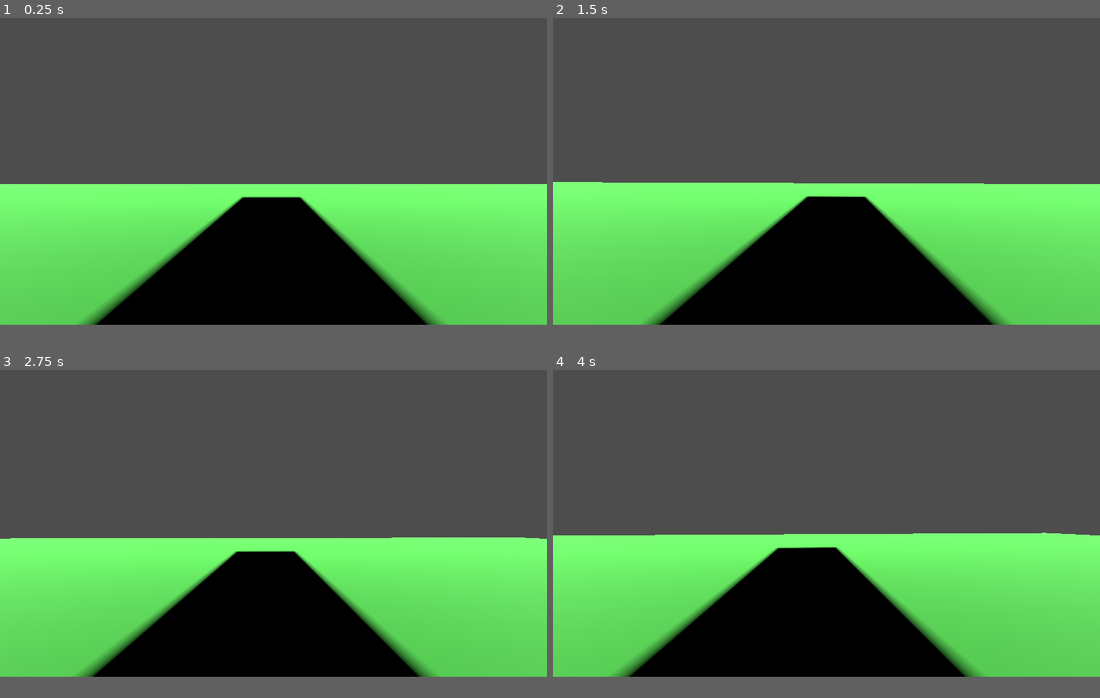
Above: before the commit, frames 1-4 (two rows, left to right).
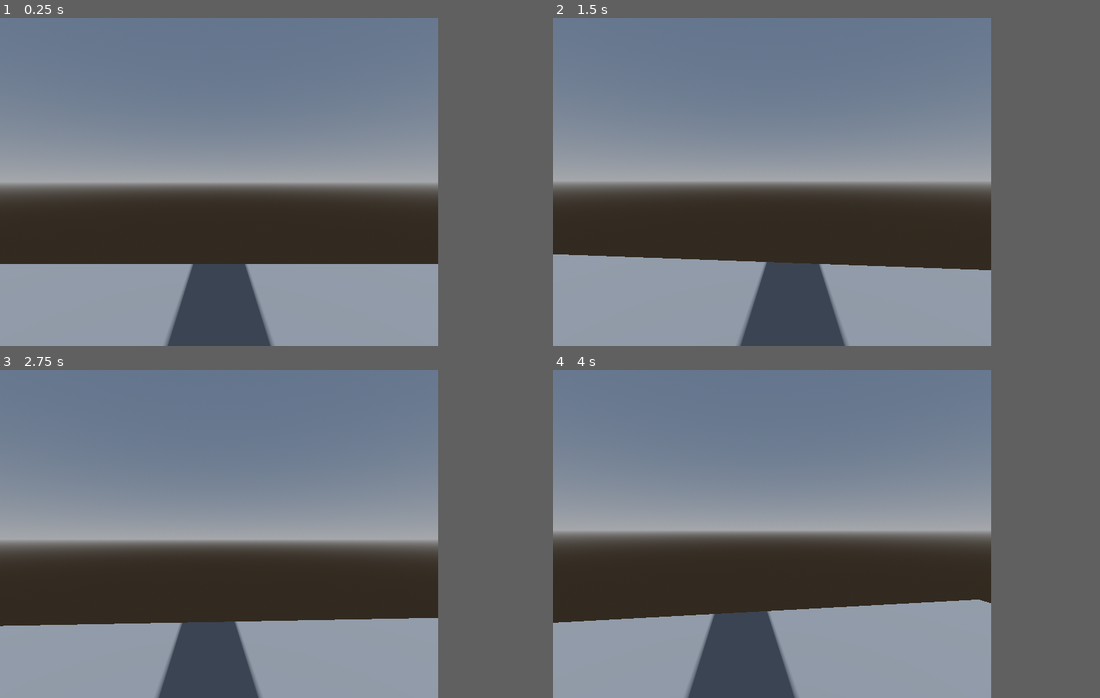
Above: after the commit, the same moments.

Repository: Ognaseon/Ps1-game-jam-gra
Game: Godot game, scene res://scenes/main.tscn
Same seed, same stepped clock (60 frames per second), same inputs: the game is played once before the commit and once after it.
Inputs (mouse positions are in pixels of both pictures, inside the frame that each line leads up to):
- Up to frame 1 (0.25 s): no input
- Up to frame 2 (1.5 s): tap Enter at 0.5 s; move the mouse to (853, 168) at 0.52 s; tap Space at 1.25 s; move the mouse to (799, 172) at 1.27 s; hold Down (ui_down) from 1.28 s (still down)
- Up to frame 3 (2.75 s): tap Enter at 2 s; move the mouse to (284, 517) at 2.02 s; release Down (ui_down) at 2.03 s
- Up to frame 4 (4 s): tap Space at 2.75 s; move the mouse to (821, 527) at 2.77 s; tap Enter at 3.5 s; move the mouse to (864, 527) at 3.52 s; hold Down (ui_down) from 3.53 s (still down)
In our replay, the window is 799x449 before the commit and 640x480 after it. These sizes can differ from the game's own. Grey fills any space a smaller window leaves; there, only what the larger window draws over its background counts as a difference.

The runs differ from the first frame. In frame 1, 85% of the frame differs, in the area x 0-100%, y 0-100%; in frame 2, 85%; in frame 3, 85%; in frame 4, 85%.

Commit message:
Player jest oddzielną klasą
i można wyjść klikając ESC

Diff:
--- a/project.godot
+++ b/project.godot
@@ -15,6 +15,13 @@
 config/features=PackedStringArray("4.4", "GL Compatibility")
 config/icon="res://icon.svg"
 
+[display]
+
+window/size/viewport_width=640
+window/size/viewport_height=480
+window/size/mode=4
+window/stretch/mode="viewport"
+
 [rendering]
 
 renderer/rendering_method="gl_compatibility"
--- a/scenes/main.tscn
+++ b/scenes/main.tscn
@@ -1,47 +1,41 @@
-[gd_scene load_steps=6 format=3 uid="uid://0ghe2c4biqg0"]
+[gd_scene load_steps=8 format=3 uid="uid://0ghe2c4biqg0"]
 
-[ext_resource type="Script" uid="uid://caj1bs2q5nq0l" path="res://scenes/player.gd" id="1_o5qli"]
+[ext_resource type="Script" uid="uid://cyhvkmmb1oy1y" path="res://scripts/main.gd" id="1_0wfyh"]
+[ext_resource type="PackedScene" uid="uid://bfidwqkr5lgj3" path="res://scenes/player.tscn" id="1_o5qli"]
 
-[sub_resource type="StandardMaterial3D" id="StandardMaterial3D_o5qli"]
-albedo_color = Color(0.05876, 0.39, 0.0351, 1)
+[sub_resource type="ProceduralSkyMaterial" id="ProceduralSkyMaterial_o5qli"]
 
-[sub_resource type="BoxShape3D" id="BoxShape3D_sgp6g"]
-size = Vector3(26.0256, 1, 19.9987)
+[sub_resource type="Sky" id="Sky_0wfyh"]
+sky_material = SubResource("ProceduralSkyMaterial_o5qli")
 
-[sub_resource type="BoxShape3D" id="BoxShape3D_o5qli"]
+[sub_resource type="Environment" id="Environment_sugp2"]
+background_mode = 2
+sky = SubResource("Sky_0wfyh")
 
-[sub_resource type="StandardMaterial3D" id="StandardMaterial3D_0wfyh"]
-albedo_color = Color(1, 0, 1, 1)
+[sub_resource type="PlaneMesh" id="PlaneMesh_0wfyh"]
+size = Vector2(10, 10)
+
+[sub_resource type="ConcavePolygonShape3D" id="ConcavePolygonShape3D_o5qli"]
+data = PackedVector3Array(5, 0, 5, -5, 0, 5, 5, 0, -5, -5, 0, 5, -5, 0, -5, 5, 0, -5)
 
 [node name="Main" type="Node3D"]
+script = ExtResource("1_0wfyh")
+
+[node name="WorldEnvironment" type="WorldEnvironment" parent="."]
+environment = SubResource("Environment_sugp2")
+
+[node name="DirectionalLight3D" type="DirectionalLight3D" parent="."]
+transform = Transform3D(1, 0, 0, 0, 0.948512, 0.316742, 0, -0.316742, 0.948512, 0, 4.53876, -0.975449)
+shadow_enabled = true
+
+[node name="Player" parent="." instance=ExtResource("1_o5qli")]
+transform = Transform3D(1, 0, 0, 0, 1, 0, 0, 0, 1, 0, 1.10594, -1.14622)
+camera_sens = 3.0
 
 [node name="floor" type="StaticBody3D" parent="."]
 
-[node name="CSGBox3D" type="CSGBox3D" parent="floor"]
-transform = Transform3D(1, 0, 0, 0, 1, 0, 0, 0, 1, -1.77014, 0, 0.907227)
-size = Vector3(21.3772, 1, 15.707)
-material = SubResource("StandardMaterial3D_o5qli")
+[node name="MeshInstance3D" type="MeshInstance3D" parent="floor"]
+mesh = SubResource("PlaneMesh_0wfyh")
 
 [node name="CollisionShape3D" type="CollisionShape3D" parent="floor"]
-transform = Transform3D(1, 0, 0, 0, 1, 0, 0, 0, 1, -3.33948, 0, 1.91827)
-shape = SubResource("BoxShape3D_sgp6g")
-
-[node name="player" type="CharacterBody3D" parent="."]
-transform = Transform3D(1, 0, 0, 0, 1, 0, 0, 0, 1, 0, 1.28394, 0)
-script = ExtResource("1_o5qli")
-
-[node name="CollisionShape3D" type="CollisionShape3D" parent="player"]
-shape = SubResource("BoxShape3D_o5qli")
-
-[node name="CSGBox3D" type="CSGBox3D" parent="player"]
-transform = Transform3D(1, 0, 0, 0, 1, 0, 0, 0, 1, -0.0230711, 0.0154344, -0.00688434)
-size = Vector3(1, 1.12799, 1)
-material = SubResource("StandardMaterial3D_0wfyh")
-
-[node name="Camera3D" type="Camera3D" parent="player"]
-transform = Transform3D(1, 0, 0, 0, 1, 0, 0, 0, 1, 0, -0.0777345, -0.112116)
-
-[node name="DirectionalLight3D" type="DirectionalLight3D" parent="."]
-transform = Transform3D(1, 0, 0, 0, 0.948512, 0.316742, 0, -0.316742, 0.948512, 0, 4.53876, -0.975449)
-light_energy = 10.455
-shadow_enabled = true
+shape = SubResource("ConcavePolygonShape3D_o5qli")
--- /dev/null
+++ b/scenes/player.tscn
@@ -0,0 +1,19 @@
+[gd_scene load_steps=4 format=3 uid="uid://bfidwqkr5lgj3"]
+
+[ext_resource type="Script" uid="uid://caj1bs2q5nq0l" path="res://scripts/player.gd" id="1_3vyb7"]
+
+[sub_resource type="CapsuleShape3D" id="CapsuleShape3D_sh265"]
+
+[sub_resource type="CapsuleMesh" id="CapsuleMesh_4flbx"]
+
+[node name="Player" type="CharacterBody3D"]
+script = ExtResource("1_3vyb7")
+
+[node name="CollisionShape3D" type="CollisionShape3D" parent="."]
+shape = SubResource("CapsuleShape3D_sh265")
+
+[node name="MeshInstance3D" type="MeshInstance3D" parent="."]
+mesh = SubResource("CapsuleMesh_4flbx")
+
+[node name="Camera3D" type="Camera3D" parent="."]
+transform = Transform3D(1, 0, 0, 0, 1, 0, 0, 0, 1, 0, 0.479591, 0)
--- /dev/null
+++ b/scripts/main.gd
@@ -0,0 +1,5 @@
+extends Node3D
+
+func _process(delta: float) -> void:
+	if Input.is_action_just_pressed("ui_cancel"):
+		get_tree().quit()
Not shown, added: scripts/main.gd.uid
Renamed: scenes/player.gd -> scripts/player.gd
Renamed: scenes/player.gd.uid -> scripts/player.gd.uid
